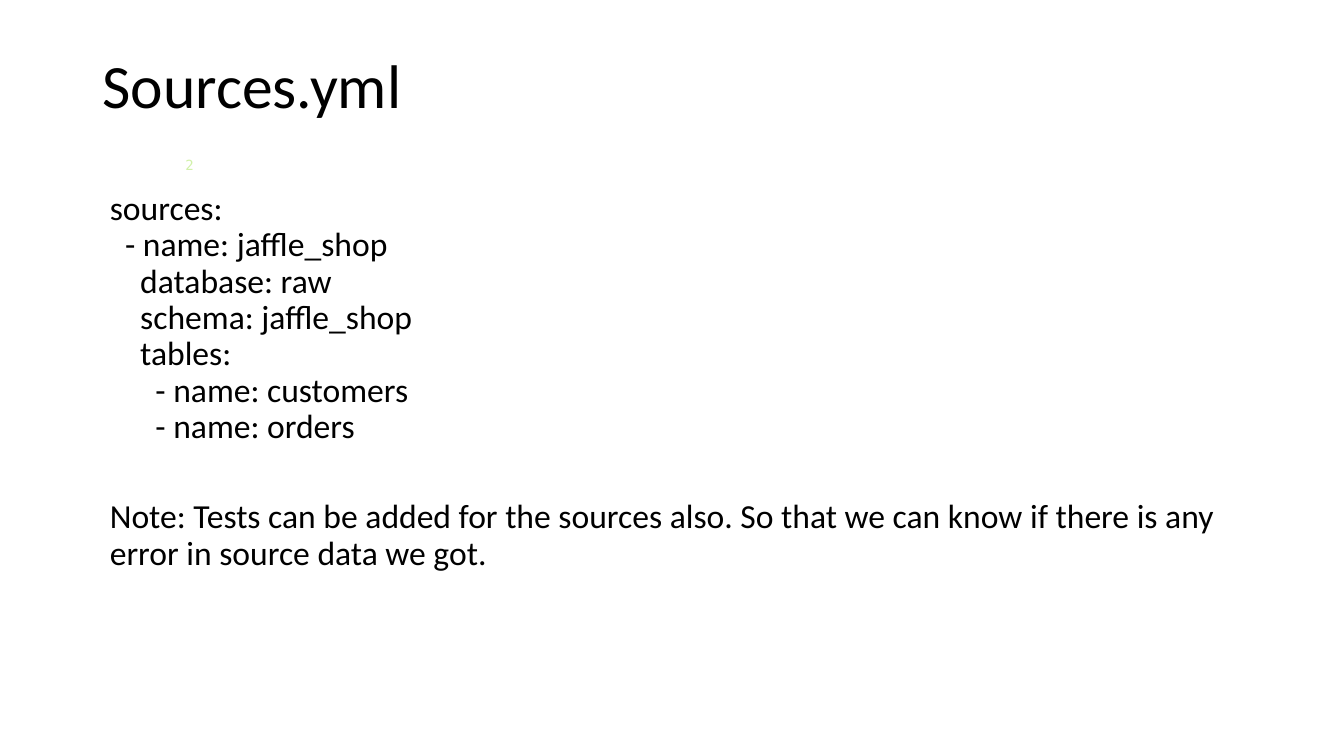
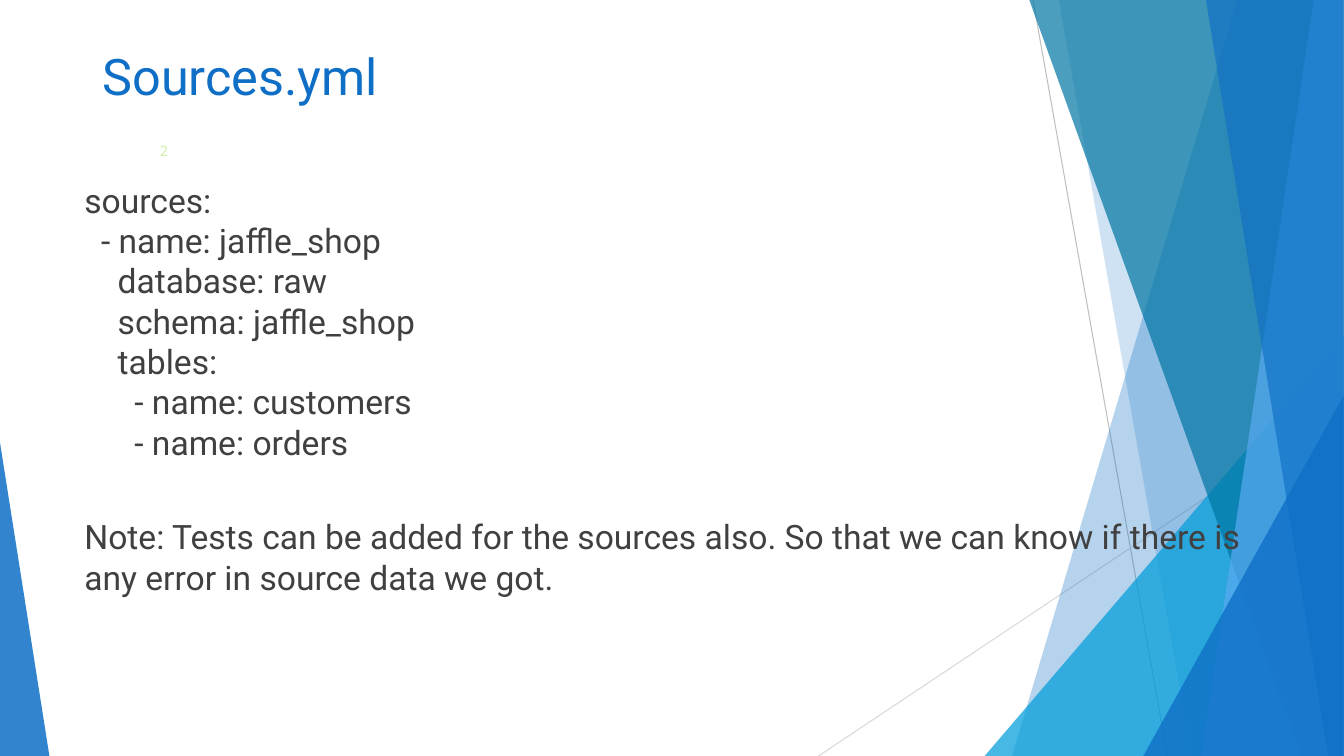
Before and after one commit to Amar-AIcloud/dbt_snowflake, a slide deck: slide 12 of DBT training.pptx (slide 10 before the commit). Drawn at 1344x756 pixels with LibreOffice and Linux fonts; fonts in the diff are those of the drawing. Boxes give left, top, right and bottom in pixels: in the first picture for what was removed or moved away, otherwise in the second. Text is boxed around its words. In the diff, an @@ line names an element or a change of style, - is before the commit and + after.

```diff
--- a/DBT training.pptx
+++ b/DBT training.pptx
@@ title "Sources.yml" at (x1=102, y1=57, x2=378, y2=106): size 44 to 36 pt, font Calibri to Roboto, text colour #000000 to #0F6FC6; line spacing 0.9 to 1; vertical alignment middle to top @@
@@ text "version: 2 sources: - name: ..." moved from (x1=110, y1=203, x2=1213, y2=571) to (x1=84, y1=195, x2=1240, y2=597) @@
@@ text "version: 2 sources: - name: ..." at (x1=84, y1=195, x2=1240, y2=597): font Calibri to Roboto, text colour #000000 to #404040; line spacing 0.9 to 1 @@
@@ group added at (x1=0, y1=0, x2=1344, y2=756): 5 freeform shapes, 3 triangles, 2 lines @@
```
Also in this commit, not shown: 21 other slides changed, 4 slides added, 2 slides removed, 4 other files.
